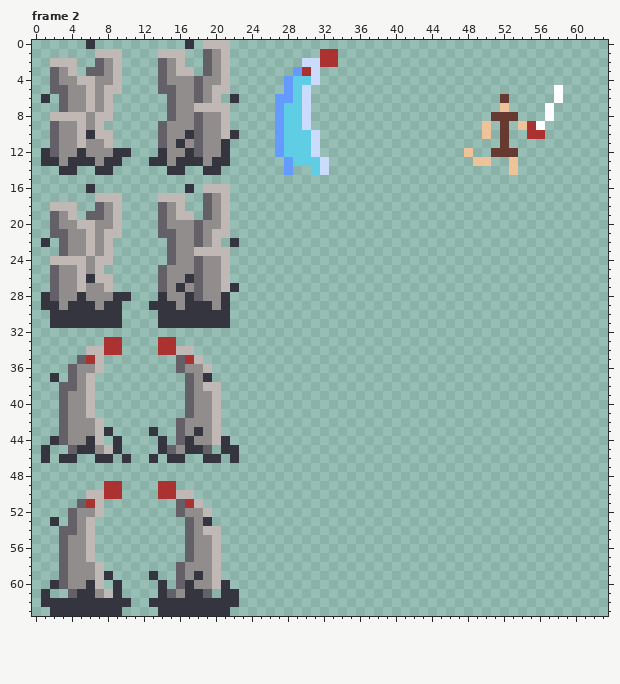
Pixel-art file: NonUnitySources/Aseprite/Sprites Assorted F4.aseprite. The picture above was drawn from the file before the commit.
64x64 pixels, 4 frames. Shown: frame 2. The commit also changed other frames, which this record leaves out.
After:
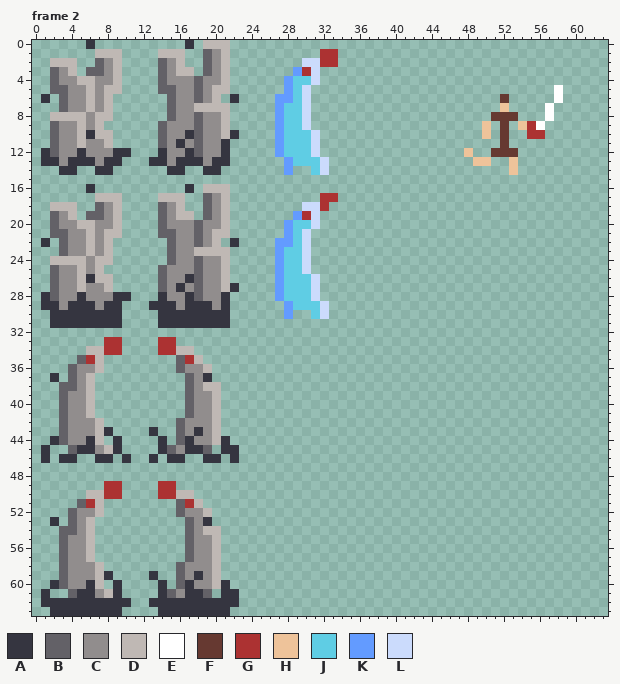
Palette (. is transparent): A #353540  B #636167  C #918d8d  D #bfb8b4  E #ffffff  F #663931  G #ac3232  H #eec39a  J #5fcde4  K #639bff  L #cbdbfc
Edits made:
--- frame 2, layer "Layer 1"
@@ x 25..35 @@
 16 ...........
-17 ...........
-18 ...........
-19 ...........
-20 ...........
-21 ...........
-22 ...........
-23 ...........
-24 ...........
-25 ...........
-26 ...........
-27 ...........
-28 ...........
-29 ...........
-30 ...........
+17 .......GG..
+18 .....LLG...
+19 ....KGL....
+20 ...KJJL....
+21 ...KJL.....
+22 ..KKJL.....
+23 ..KJJL.....
+24 ..KJJL.....
+25 ..KJJL.....
+26 ..KJJJL....
+27 ..KJJJL....
+28 ..KJJJL....
+29 ...KJJJL...
+30 ...K..JL...
 31 ...........
